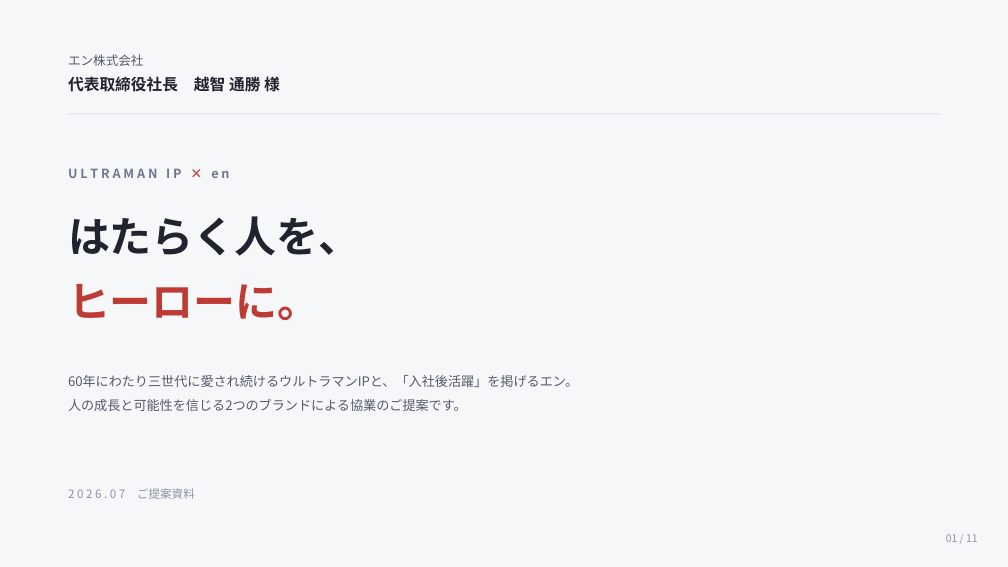
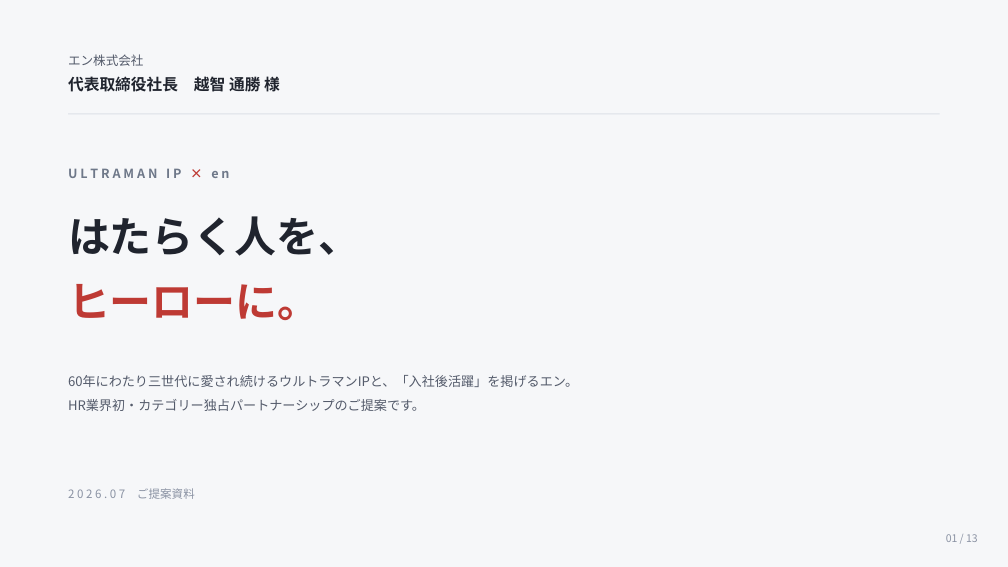
Before and after one commit to hayatoshintani-spe/kessho-lens, a slide deck: slide 1 of docs/PRESENTATION_EN_OCHI.pptx. Drawn at 1008x567 pixels with LibreOffice and Linux fonts; fonts in the diff are those of the drawing. Boxes give left, top, right and bottom in pixels: in the first picture for what was removed or moved away, otherwise in the second. Text is boxed around its words. In the diff, an @@ line names an element or a change of style, - is before the commit and + after.

```diff
--- a/docs/PRESENTATION_EN_OCHI.pptx
+++ b/docs/PRESENTATION_EN_OCHI.pptx
@@ text at (x1=68, y1=399, x2=425, y2=411): text changed @@
-人の成長と可能性を信じる2つのブランドによる協業のご提案です。
+HR業界初・カテゴリー独占パートナーシップのご提案です。
```
Also in this commit, not shown: 5 other slides changed, 7 slides added, 5 slides removed.
